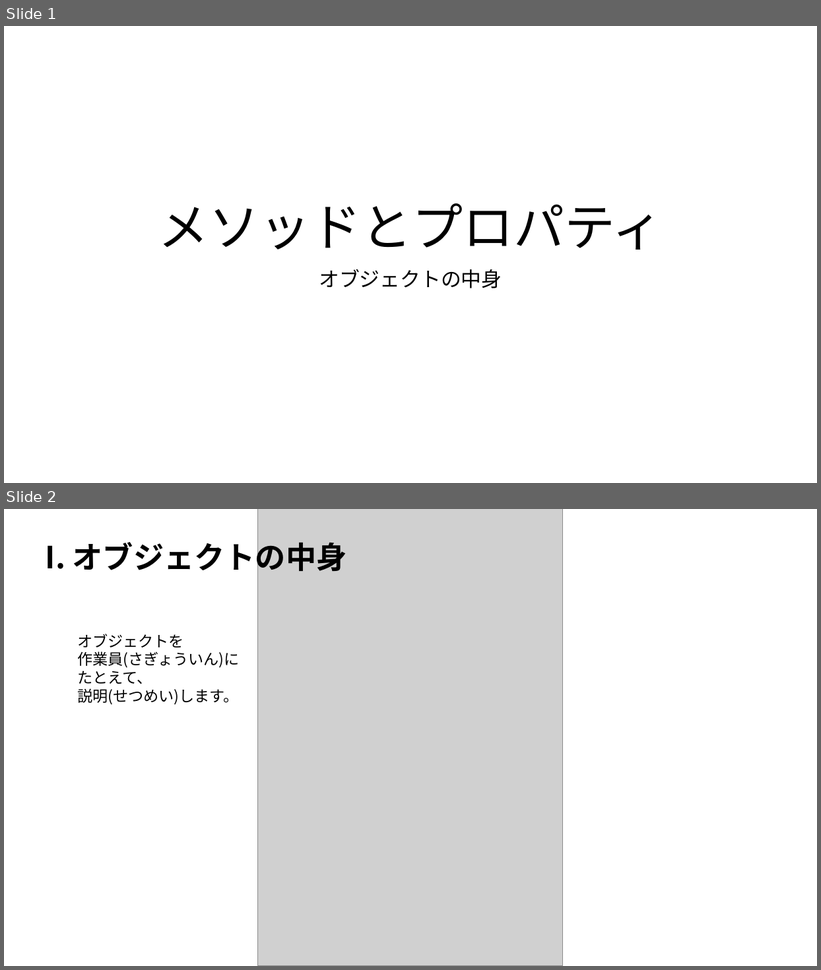
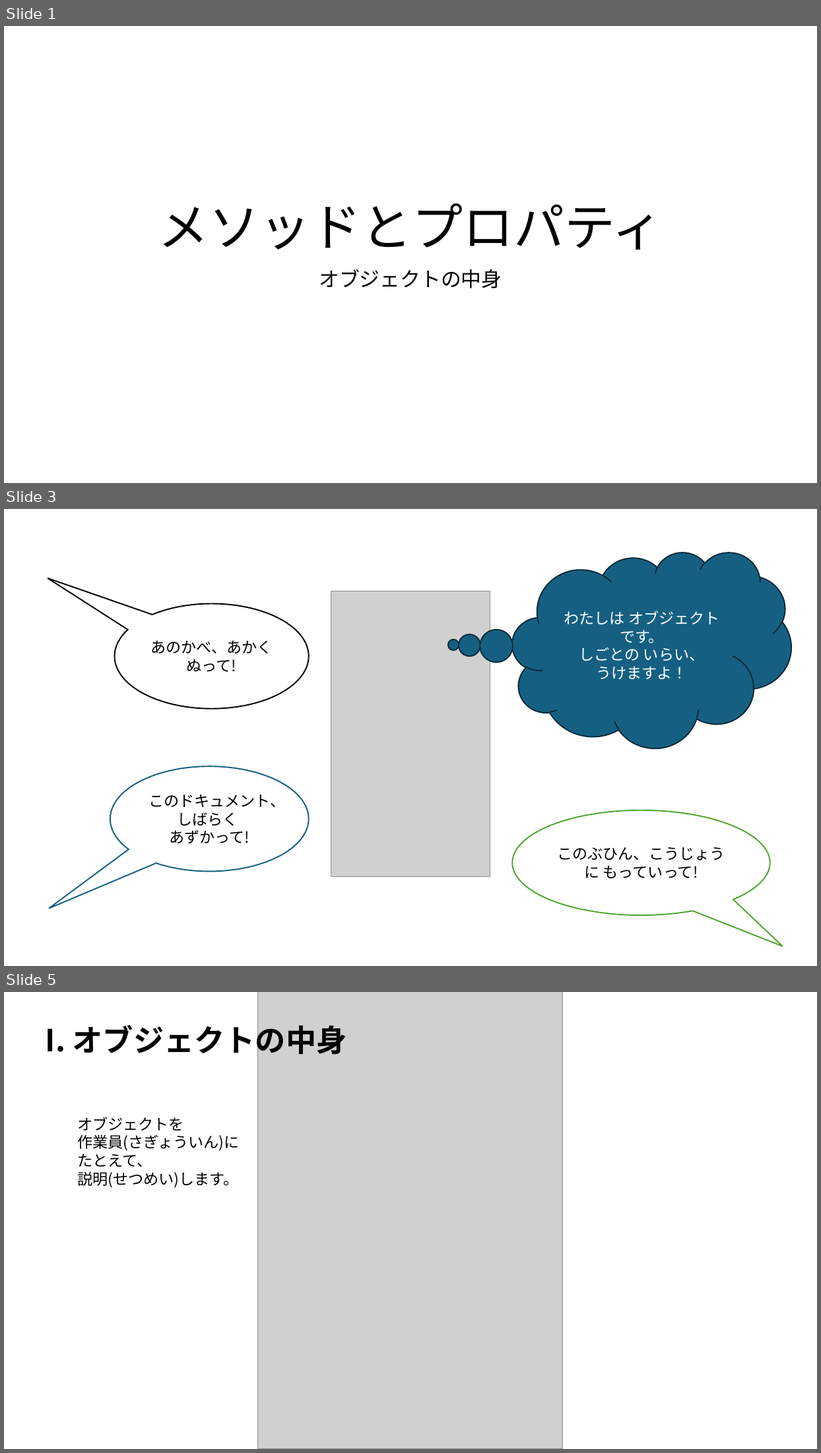
Before and after one commit to osamu377/JavaScript_docs, a slide deck: memo/プロパティとメソッド/プロパティとメソッドの説明.pptx. Shown one above the other, each under a label of ours: slides 1 and 2 before the commit, slides 1, 3 and 5 after it; the slides between them are not shown. The pictures are 821x970 and 821x1453 pixels, drawn with LibreOffice and Linux fonts; fonts in the diff are those of the drawing; grey boxes stand for pictures. Boxes give left, top, right and bottom in pixels: in the first picture for what was removed or moved away, otherwise in the second. Text is boxed around its words. In the diff, an @@ line names an element or a change of style, - is before the commit and + after.

```diff
--- a/memo/プロパティとメソッド/プロパティとメソッドの説明.pptx
+++ b/memo/プロパティとメソッド/プロパティとメソッドの説明.pptx
@@ slide 3 added at [4, 509, 817, 966], background #FFFFFF @@
@@ thought cloud added at [513, 553, 791, 748], fill #156082, outline #092A39 1.5 pt, 18 pt, text #FFFFFF @@
+わたしは オブジェクトです。
+しごとの いらい、
+うけますよ！
@@ speech bubble added at [114, 603, 308, 708], fill #FFFFFF, outline #000000 1.5 pt, 18 pt, text #000000 @@
+あのかべ、あかく ぬって!
@@ picture added at [331, 591, 490, 877] @@
@@ speech bubble added at [110, 766, 309, 871], fill #FFFFFF, outline #156082 1.5 pt, 18 pt, text #000000 @@
+このドキュメント、しばらく
+あずかって!
@@ speech bubble added at [513, 811, 771, 916], fill #FFFFFF, outline #4EA72E 1.5 pt, 18 pt, text #000000 @@
+このぶひん、こうじょうに もっていって!
@@ what was slide 2 is now slide 5 @@
```
Also in this commit, not shown: 2 other slides added, 46 other files.
